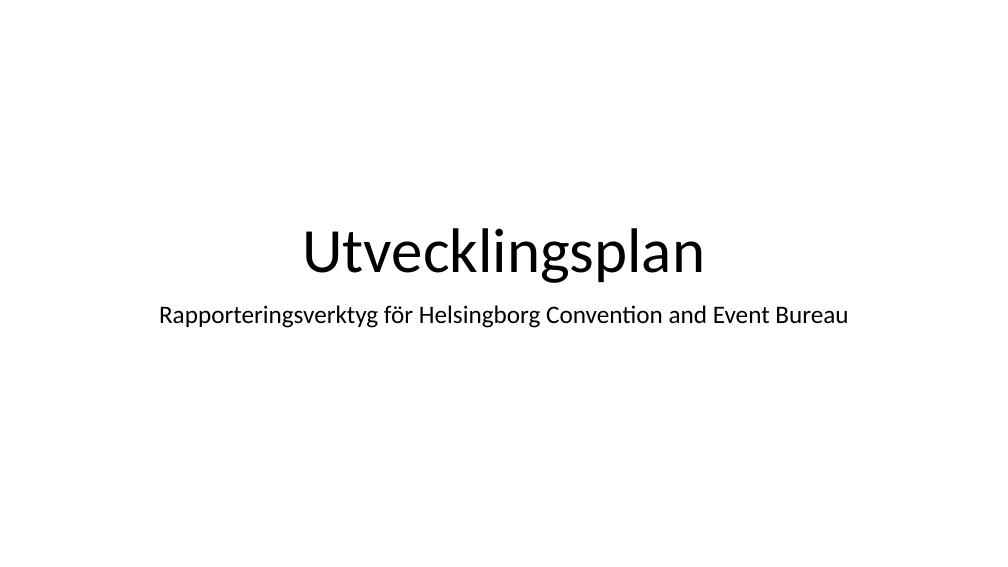
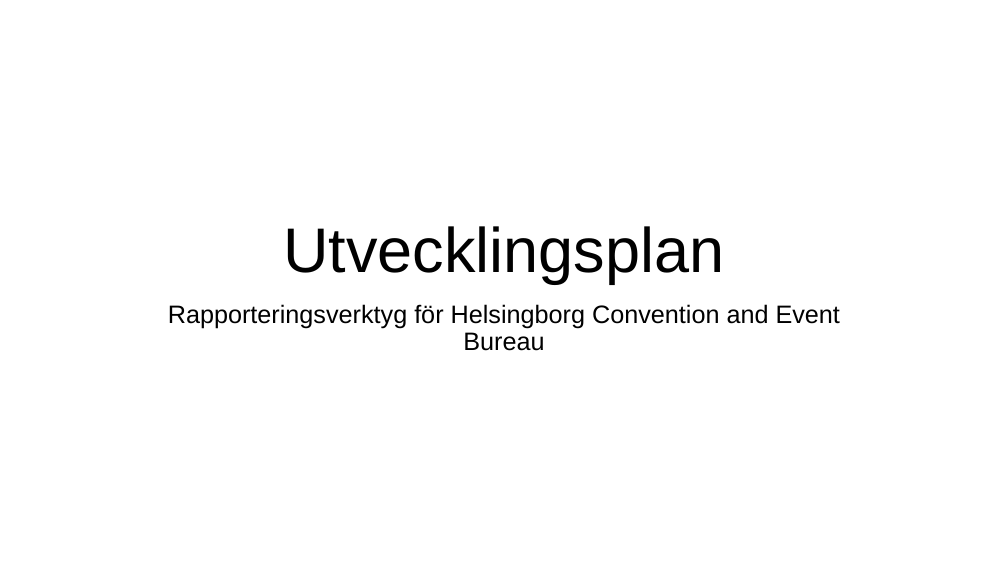
Before and after one commit to Sjofil/HASAB-IDA3, a slide deck: slide 1 of Processrapport/Utvecklingsplan.pptx. Drawn at 1008x567 pixels with LibreOffice and Linux fonts; fonts in the diff are those of the drawing. Boxes give left, top, right and bottom in pixels: in the first picture for what was removed or moved away, otherwise in the second. Text is boxed around its words. In the diff, an @@ line names an element or a change of style, - is before the commit and + after.

Commit message:
added more slides

```diff
--- a/Processrapport/Utvecklingsplan.pptx
+++ b/Processrapport/Utvecklingsplan.pptx
@@ title "Utvecklingsplan" at bbox=[283, 226, 724, 284]: font Calibri to Arial @@
@@ subtitle "Rapporteringsverktyg för Helsingborg Convention and ..." at bbox=[168, 304, 840, 351]: font Calibri to Arial @@
```
Also in this commit, not shown: 5 slides added.
